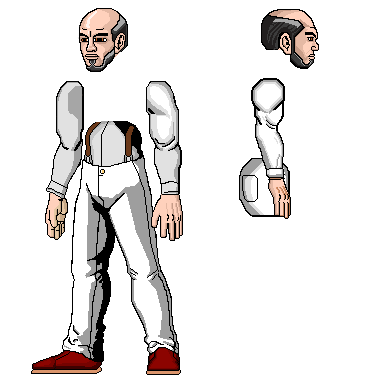
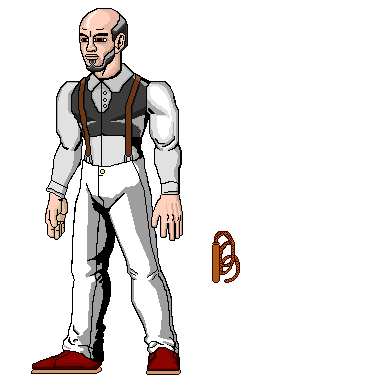
Layer changes from the first (380, 380) image to the second:
hid "braço" over [251, 78, 285, 133]
hid "conecção dupla" over [255, 112, 285, 178]
hid "mão", painted on it over [268, 169, 291, 219]
hid "cabeça" over [261, 9, 319, 69]
hid "cintura #1" over [239, 158, 290, 217]
showed "pescoço" over [94, 52, 122, 80]
showed "peitoral ido" over [71, 63, 150, 140]
added layer "Copiar de chicote" (2nd of 2) above "chicote" over [212, 231, 240, 283]
